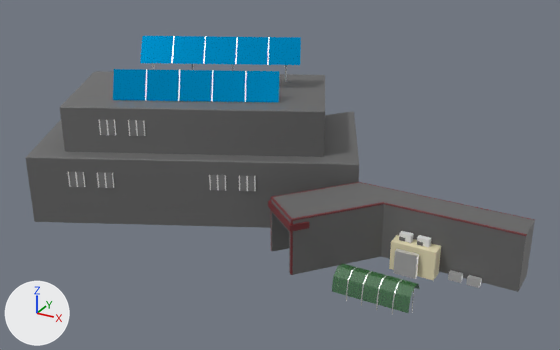
Renders of the FBX model Assets/User/JH/3D_Asset/GROUND/Building04fbx.fbx from each side of a commit.
Camera for both pictures: a camera (50 mm lens) standing at (70.7, -131.3, 78.1) and looking at (-3.7, 4.0, 10.5). Lighting does not change. The marker at lower left points along +X, +Y and +Z.

In view in the first picture: 'Building04'.
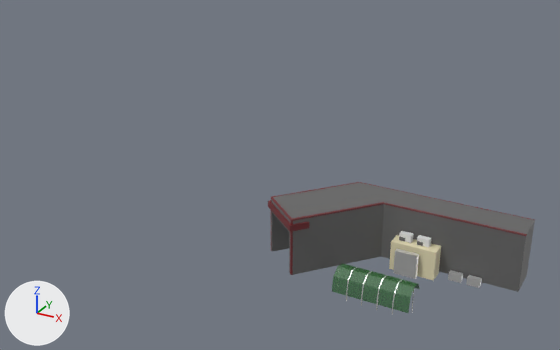
What differs and where, as boxes (x1, y1, x2, y2) in the pictures (560 x 350 px):
'Building04', reshaped (47% narrower, 52% shorter)
    before: (26, 36, 535, 315)
    after: (268, 182, 535, 315)
part 1 of me_cube_039, deleted
    before: (26, 36, 359, 228)

Patch to the scene script:
```diff
--- a/Assets/User/JH/3D_Asset/GROUND/Building04fbx.fbx.py
+++ b/Assets/User/JH/3D_Asset/GROUND/Building04fbx.fbx.py
@@ me_cube_039 @@
 # used by ob_building04; location = (0.0, 0.0, 0.0)
-me_cube_039.from_pydata(...)  # 583 vertices, 444 faces; spans x -64.0..49.9, y -24.2..36.4, z 0.0..36.7
+me_cube_039.from_pydata(...)  # 313 vertices, 259 faces; spans x 1.3..49.9, y -19.8..4.9, z 0.0..12.4
+# me_cube_039 part 1: 16 loose pieces with 270 vertices, spanning x -64.0..13.8, y -24.2..36.4, z 0.5..36.7, are deleted
 me_cube_039.materials.append(mat_grey)
@@ me_cube_039 @@
 me_cube_039.materials.append(mat_metal)
-me_cube_039.materials.append(mat_window)  # grey #8e8e8e
 me_cube_039.materials.append(mat_brick)
-me_cube_039.materials.append(mat_solar_pannel)  # cyan #00a5e7
 me_cube_039.materials.append(mat_green_glass)
```
